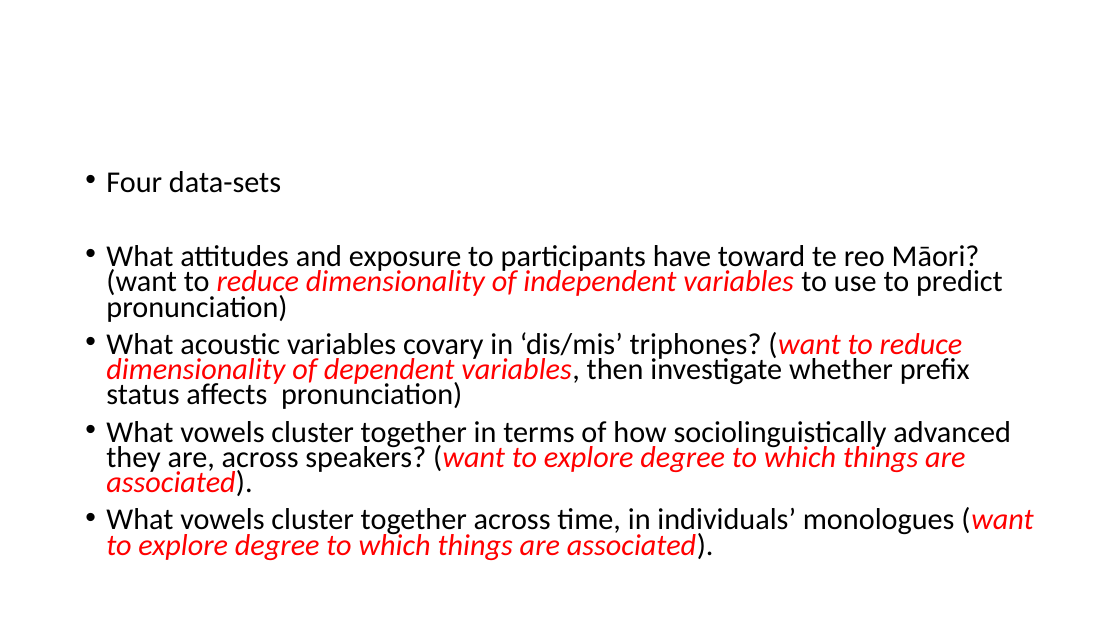
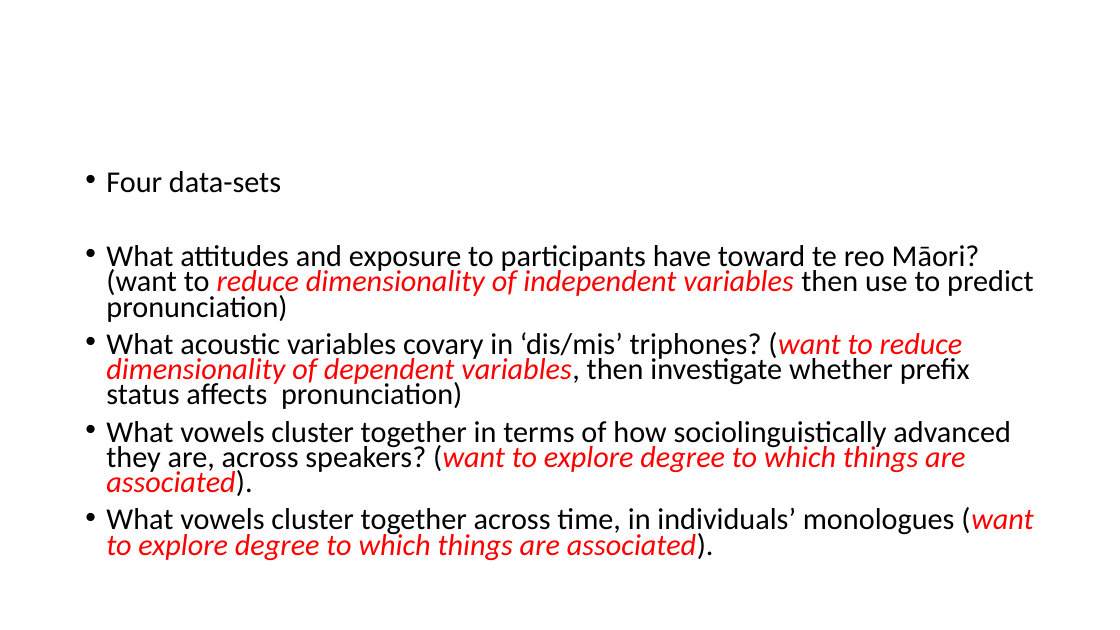
Before and after one commit to jenniferhay/jenniferhay.github.io, a slide deck: slide 9 of pcapresentation.pptx (slide 8 before the commit). Drawn at 1120x630 pixels with LibreOffice and Linux fonts; fonts in the diff are those of the drawing. Boxes give left, top, right and bottom in pixels: in the first picture for what was removed or moved away, otherwise in the second. Text is boxed around its words. In the diff, an @@ line names an element or a change of style, - is before the commit and + after.

```diff
--- a/pcapresentation.pptx
+++ b/pcapresentation.pptx
@@ text at (x1=106, y1=245, x2=1034, y2=322): text changed @@
-• What attitudes and exposure to participants have toward te reo Māori? (want to reduce dimensionality of independent variables to use to predict pronunciation)
+• What attitudes and exposure to participants have toward te reo Māori? (want to reduce dimensionality of independent variables then use to predict pronunciation)
```
Also in this commit, not shown: 10 other slides changed, 1 slide added, 1 slide removed, 3 other files.
